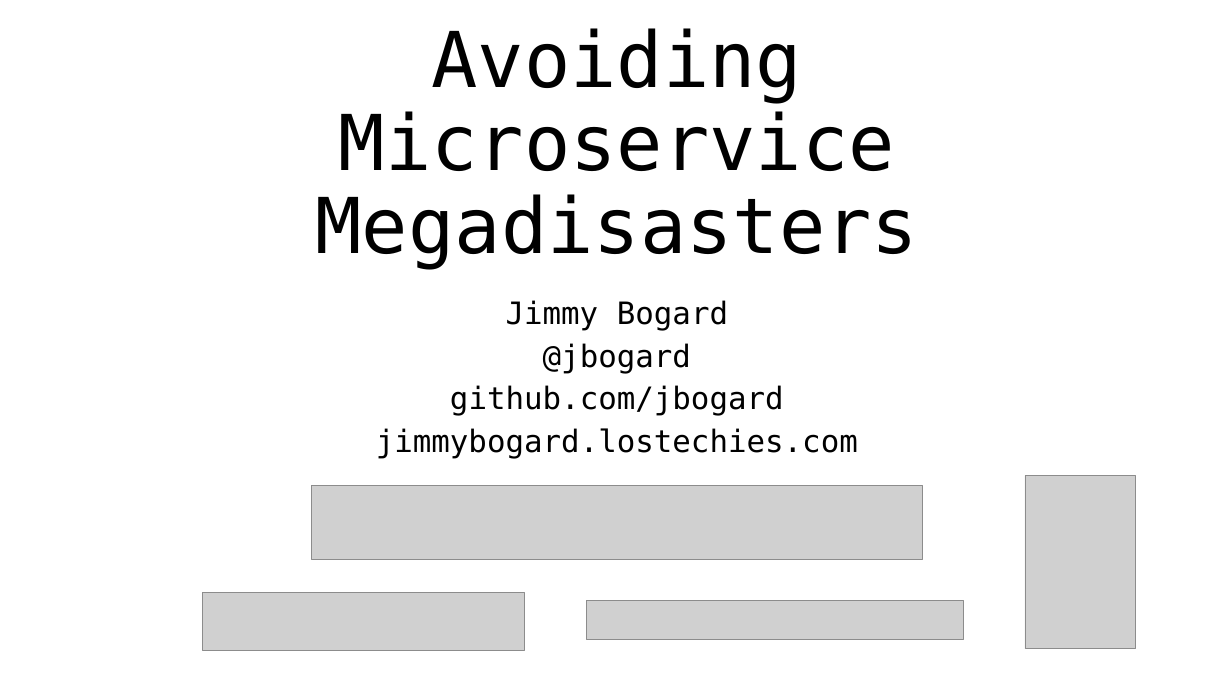
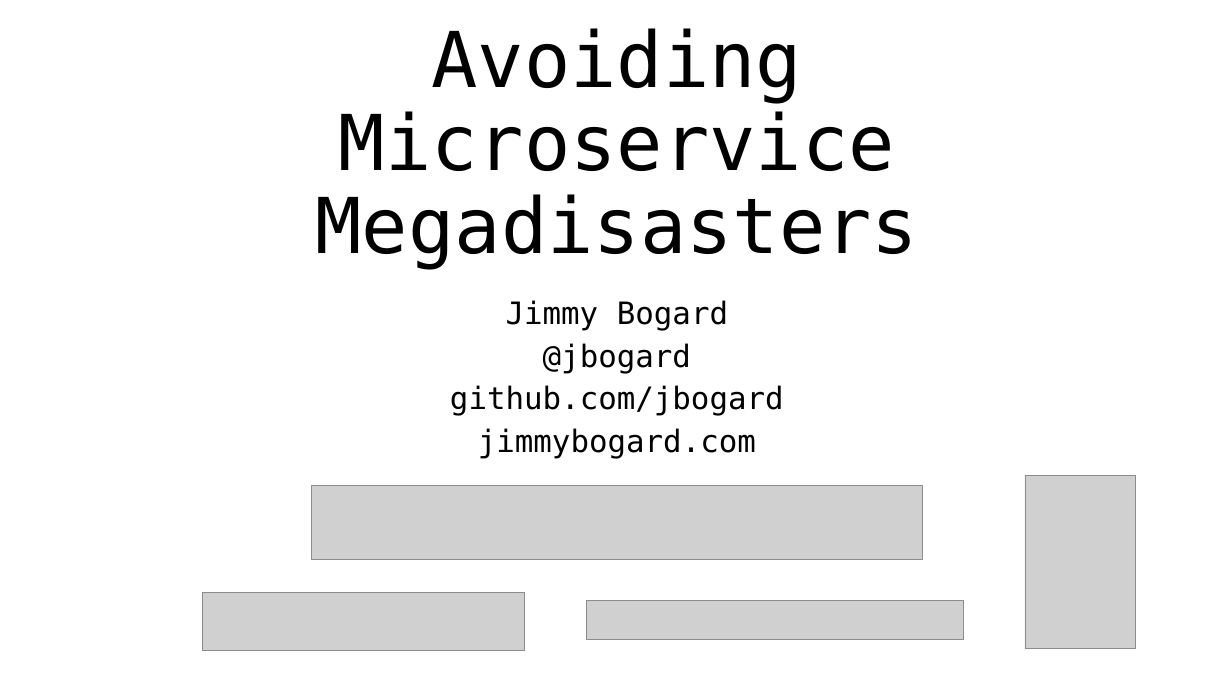
Before and after one commit to jbogard/presentations, a slide deck: slide 1 of AvoidingMicroserviceMegadisasters/AvoidingMicroserviceMegadisasters.pptx. Drawn at 1232x693 pixels with LibreOffice and Linux fonts; fonts in the diff are those of the drawing; grey boxes stand for pictures. Boxes give left, top, right and bottom in pixels: in the first picture for what was removed or moved away, otherwise in the second. Text is boxed around its words. In the diff, an @@ line names an element or a change of style, - is before the commit and + after.

```diff
--- a/AvoidingMicroserviceMegadisasters/AvoidingMicroserviceMegadisasters.pptx
+++ b/AvoidingMicroserviceMegadisasters/AvoidingMicroserviceMegadisasters.pptx
@@ subtitle at bbox=[478, 428, 756, 459]: text changed @@
-jimmybogard.lostechies.com
+jimmybogard.com
```
Also in this commit, not shown: 10 other slides changed, 13 slides added, 1 slide removed, 4 other files.
